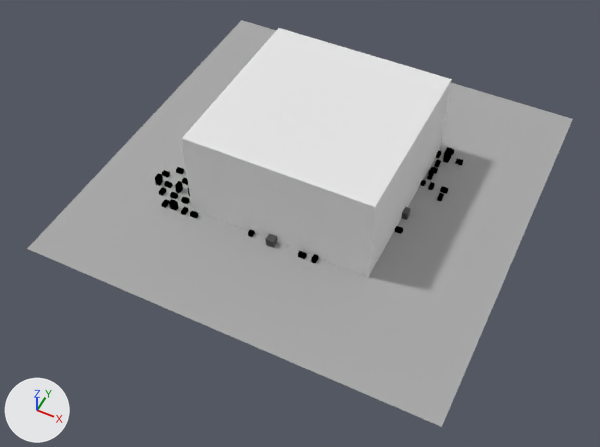
The Blender file tools/blendfiles/irrb-0.3.blend as it was, and as the next commit left it.
Rendered twice from a 50 mm camera at (40.0, -87.2, 96.3) aimed at (-0.5, -6.3, -4.8). The axes (+X, +Y, +Z) are drawn at lower left. The lights are the same throughout.

Script lines for the objects in view, before the commit:
```python
me_ground = bpy.data.meshes.new('ground')
me_ground.from_pydata(...)  # 16 vertices, 9 faces; spans x -33.1..33.1, y -33.1..33.1, z 0.0
me_ground.materials.append(mat_material_002)  # grey #ababab
me_skybox = bpy.data.meshes.new('skybox')
me_skybox.from_pydata(...)  # a box spanning x -1.0..1.0, y -1.0..1.0, z -1.0..1.0
me_skybox.materials.append(mat_material_001)  # white #e7e7e7
ob_ground = bpy.data.objects.new('ground', me_ground)
ob_ground.location = (0.0, 0.0, 0.0)
ob_skybox = bpy.data.objects.new('skybox', me_skybox)
ob_skybox.location = (0.0, 0.0, 0.0)
ob_skybox.scale = (15.1, 15.1, 15.1)
```
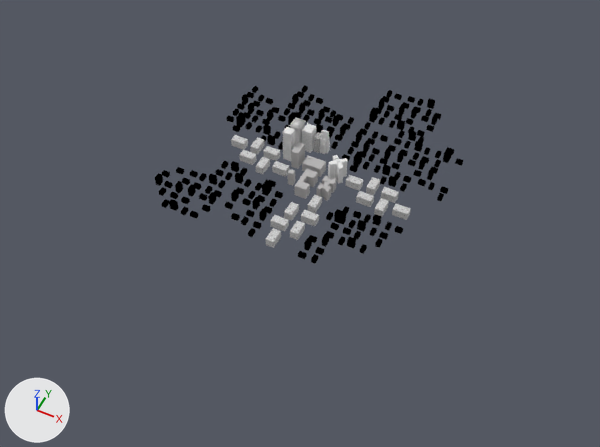
The change, as a diff of the scene's bpy script:
```diff
--- a/tools/blendfiles/irrb-0.3.blend.py
+++ b/tools/blendfiles/irrb-0.3.blend.py
@@ ob_skybox @@
 ob_skybox.scale = (15.1, 15.1, 15.1)
+ob_skybox.hide_set(True)  # its collection is switched off
@@ ob_ground @@
 ob_ground.location = (0.0, 0.0, 0.0)
+ob_ground.hide_set(True)  # its collection is switched off
```

Location of each change, [x1, y1, x2, y2] in pixels of the pictures (600 x 447 px):
'ground', hidden: before [27, 20, 573, 427]
'skybox', hidden: before [182, 28, 452, 277]
'Cube.001', unchanged, uncovered by the edit: before [265, 234, 277, 248]; after [265, 195, 322, 248]
'Cube', unchanged, uncovered by the edit: before [401, 207, 411, 220]; after [345, 175, 411, 220]
